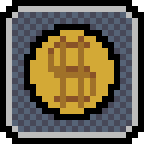
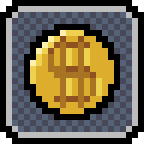
Layered file, before and after one edit (144x144). Changes by layer:
renamed "Calque 1" to "Icon", painted on it over left=30, top=30, right=114, bottom=114
